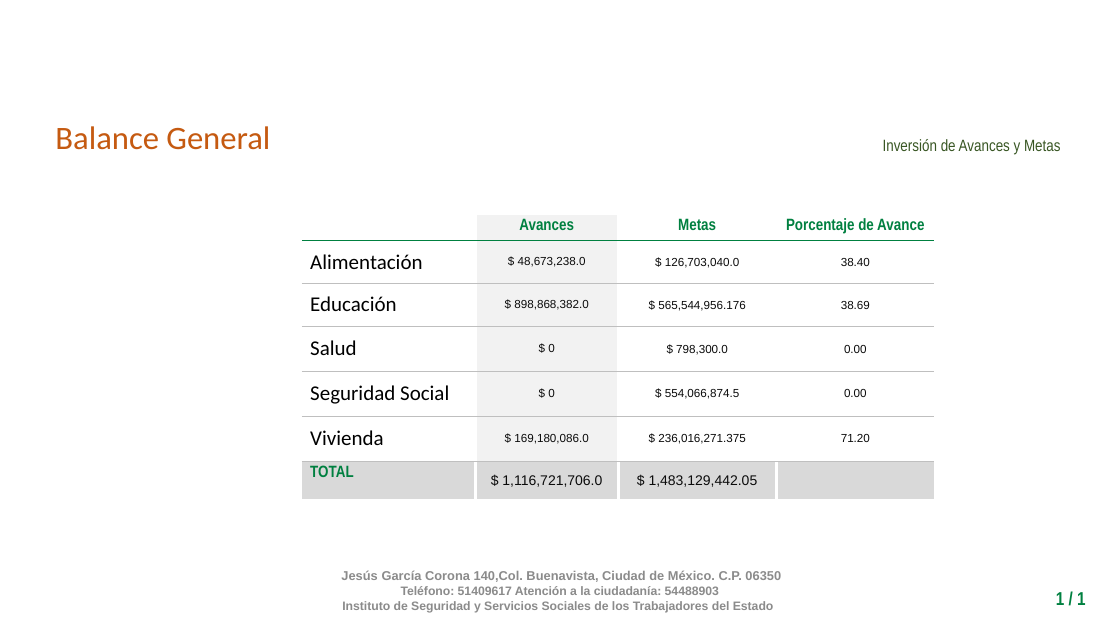
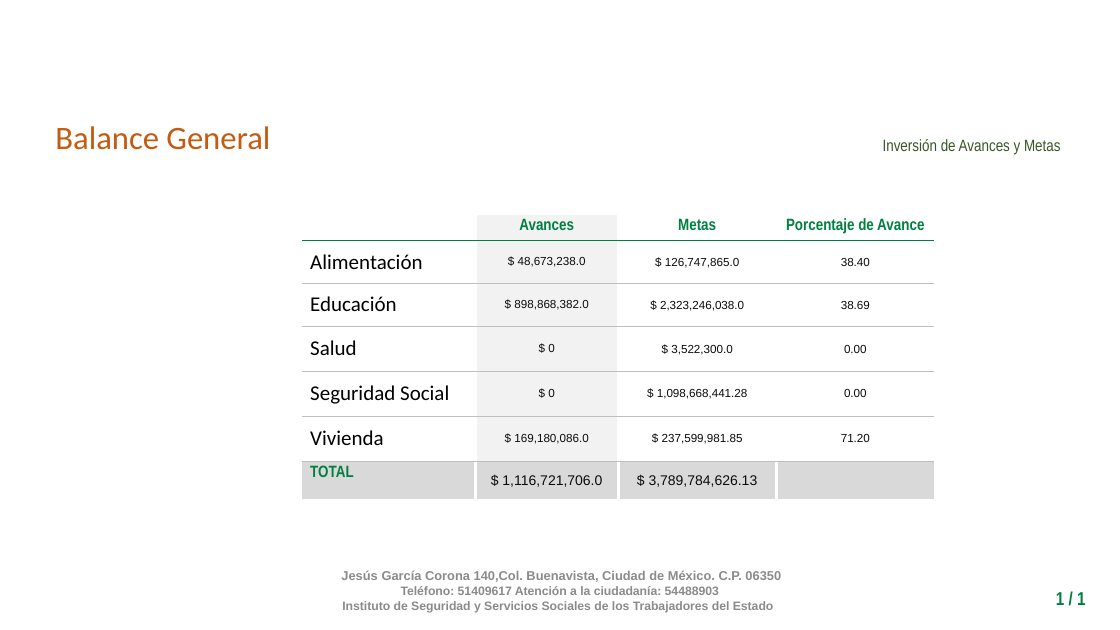
Before and after one commit to fpedro23/djangoISSSTE, a slide deck: slide 2 of djangoISSSTE/static/ppt/ppt-generados/balance_general_1.pptx. Drawn at 1120x630 pixels with LibreOffice and Linux fonts; fonts in the diff are those of the drawing; background and template pictures are left out. Boxes give left, top, right and bottom in pixels: in the first picture for what was removed or moved away, otherwise in the second. Text is boxed around its words. In the diff, an @@ line names an element or a change of style, - is before the commit and + after.

```diff
--- a/djangoISSSTE/static/ppt/ppt-generados/balance_general_1.pptx
+++ b/djangoISSSTE/static/ppt/ppt-generados/balance_general_1.pptx
@@ table at box(302, 214, 934, 510) @@
-row 2, column 3: $ 126,703,040.0
+row 2, column 3: $ 126,747,865.0
-row 3, column 3: $ 565,544,956.176
+row 3, column 3: $ 2,323,246,038.0
-row 4, column 3: $ 798,300.0
+row 4, column 3: $ 3,522,300.0
-row 5, column 3: $ 554,066,874.5
+row 5, column 3: $ 1,098,668,441.28
-row 6, column 3: $ 236,016,271.375
+row 6, column 3: $ 237,599,981.85
-row 7, column 3: $ 1,483,129,442.05
+row 7, column 3: $ 3,789,784,626.13
```
Also in this commit, not shown: 18 other files.
